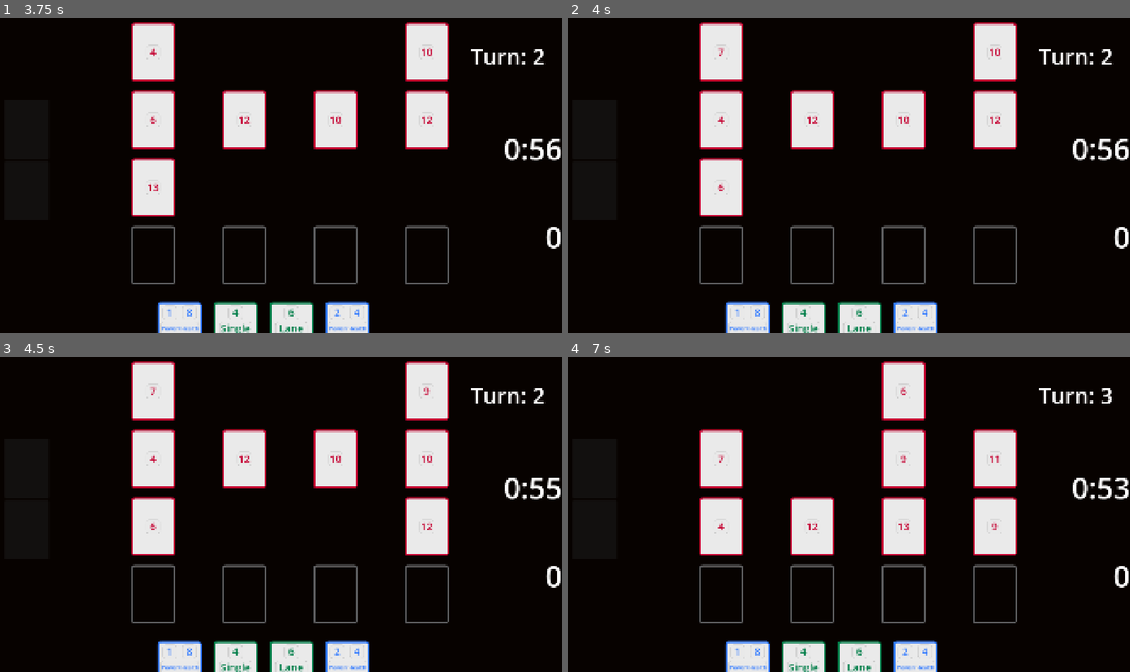
Above: before the commit, frames 1-4 (two rows, left to right).
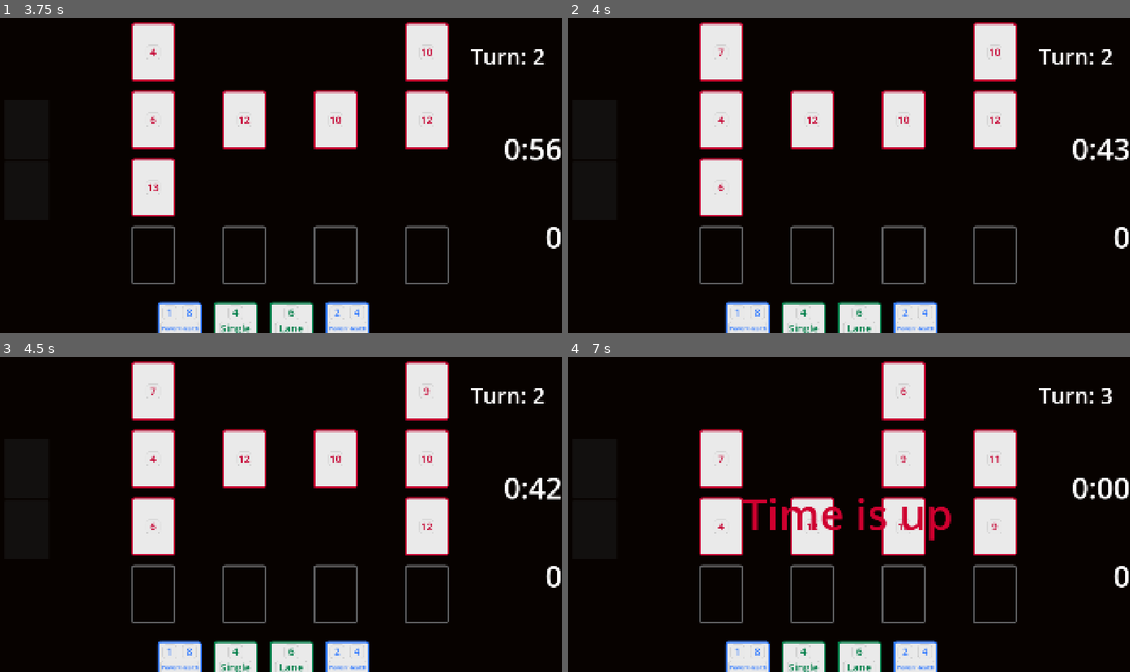
Above: after the commit, the same moments.

Repository: jake6724/card_speedrunner
Game: Godot game, scene res://Scenes/main.tscn
The game is run twice, just before and just after one commit, with the same random seed, the same clock (stepped at 60 frames per second) and the same inputs.
Inputs (mouse positions are in pixels of both pictures, inside the frame that each line leads up to):
- Up to frame 1 (3.75 s): tap Enter at 0.5, 2.75 s; move the mouse to (517, 150) at 0.52 s; click (517, 150) at 0.6 s; tap X (x) at 0.8, 1.35, 2.3 s; move the mouse to (168, 191) at 1.27 s; click (168, 191) at 1.55 s; tap Space at 2, 3.5 s; move the mouse to (337, 103) at 2.02 s; tap Z (end_turn) at 2.1 s; move the mouse to (252, 238) at 2.77 s; click (252, 238) at 2.85 s; move the mouse to (449, 222) at 3.52 s; right-click (449, 222) at 3.6 s
- Up to frame 2 (4 s): tap X (x) at 3.8 s
- Up to frame 3 (4.5 s): move the mouse to (112, 464) at 4.27 s; tap X (x) at 4.35 s
- Up to frame 4 (7 s): click (680, 464) at 4.55 s; tap Enter at 5 s; move the mouse to (877, 514) at 5.02 s; click (877, 514) at 5.1 s; tap X (x) at 5.3, 5.85, 6.8 s; tap Space at 5.75 s; move the mouse to (764, 432) at 5.77 s; click (764, 432) at 6.05 s; move the mouse to (972, 498) at 6.52 s; tap Z (end_turn) at 6.6 s

Frame 1 is identical in both runs. In frame 2, 0.2% of the frame differs, in the area x 94-100%, y 38-46%; in frame 3, 0.2%; in frame 4, 1.5%, in the area x 31-100%, y 38-59%.

Commit message:
Add enemy damage and timer penalty

Diff:
--- a/Scripts/Card/PlayerUnitCard.gd
+++ b/Scripts/Card/PlayerUnitCard.gd
@@ -3,6 +3,8 @@
 
 @onready var health_label: Label = $MarginContainer/VBoxContainer/Numbers/HealthPanel/HealthLabel
 @onready var power_label: Label = $MarginContainer/VBoxContainer/Numbers/PowerPanel/PowerLabel
+
+signal player_unit_died
 
 func _ready():
 	pass
@@ -10,3 +12,11 @@
 func update_labels() -> void:
 	health_label.text = str(int(data.health))
 	power_label.text = str(int(data.power))
+
+func take_damage(damage: float) -> void:
+	data.health -= damage
+	if data.health <= 0:
+		player_unit_died.emit(self)
+		queue_free()
+	else:
+		call_deferred("update_labels")
--- a/Scripts/GameTimer.gd
+++ b/Scripts/GameTimer.gd
@@ -15,7 +15,6 @@
 	timer.one_shot = true
 
 func _process(_delta):
-
 	if timer.time_left == 0:
 		text = "0:00"
 		print("Gameover!")
--- a/Scripts/Grid.gd
+++ b/Scripts/Grid.gd
@@ -8,6 +8,9 @@
 
 var player_unit_spot: PlaceHolderCard
 var selected_enemy: EnemyUnitCard
+var place_holder_cards: Array[PlaceHolderCard] = []
+
+signal timer_attacked
 
 var grid: Array[Array] = [ # Consider initializing with empty card ? That way we could use these to detect if we clicked a empty spot?
 	[null, null, null, null],
@@ -28,6 +31,8 @@
 
 		new_card.mouse_entered.connect(on_place_holder_card_entered.bind(new_card))
 		new_card.mouse_exited.connect(on_place_holder_card_exited)
+
+		place_holder_cards.append(new_card)
 
 func add_enemy_to_grid(card):
 	var col = GlobalData.rng.randi_range(0,3)
@@ -63,20 +68,39 @@
 # ROW 2
 # ROW 3 = UNITS
 
-func shift_column_down(col):
+func shift_column_down(col): # Only moves enemy cards
 	#for i in range((columns - 1), -1, -1):
 	for i in range(2, -1, -1):
 		if grid[i][col]:
-			# if (i + 1) < 3: # Goes up to row 3
 			if i != 2:
 					grid[i][col].position = margin_buffer + Vector2(col, i + 1) * (cell_size + buffer)
 					grid[i + 1][col] = grid[i][col]
 					grid[i][col] = null
 
-			# elif (i + 1) == 3:
 			else:
-					grid[i][col].queue_free()
-					grid[i][col] = null
+
+				# Just create an array of place holder cards, each one is at the correct index corresponding to lane
+				# check if it has a child that is a player unit card; if so fuck that bitch up
+				var player_unit = get_place_holder_child(place_holder_cards[col])
+
+				if player_unit:
+					print("Should attack a unit")
+					player_unit.take_damage(grid[i][col].data.power)
+					var time_reduction = grid[i][col].data.power - player_unit.data.health
+
+					timer_attacked.emit(time_reduction)
+
+				else:
+					# var time_reduction = grid[i][col].data.power
+					timer_attacked.emit(grid[i][col].data.power)
+
+				# Find if there is a unit card in the enemy card's column
+
+				# Find if it kills unit card
+				# Find left over damage
+				# Subtract timer time based on damage
+				grid[i][col].queue_free()
+				grid[i][col] = null
 
 func shift_all_columns_down():
 	for i in range(4):
@@ -137,3 +161,11 @@
 		if row[col] is EnemyUnitCard:
 			r.append(row[col])
 	return r
+
+func get_place_holder_child(place_holder_card):
+	for child in place_holder_card.get_children():
+		print(child)
+		if child is PlayerUnitCard:
+			return child
+
+	return null
--- a/Scripts/Hand.gd
+++ b/Scripts/Hand.gd
@@ -73,6 +73,7 @@
 					selected_card.mouse_entered.disconnect(on_mouse_entered_card)
 					selected_card.mouse_exited.disconnect(on_mouse_exited_card)
 					active_units.append(selected_card)
+					selected_card.player_unit_died.connect(on_player_unit_died)
 
 				attack_with_unit(selected_card)
 
@@ -166,4 +167,7 @@
 	# elif not grid.has_enemies() and not has_unit_card(): # No enemies and only spell cards
 	# 	player_turn_complete.emit()
 
+func on_player_unit_died(card):
+	active_units.remove_at(active_units.find(card))
+
 	# TODO: Need to check for only units and no slots
--- a/Scripts/Main.gd
+++ b/Scripts/Main.gd
@@ -4,7 +4,7 @@
 @onready var player_deck: Deck = $MarginContainer/HBoxContainer/Decks/MarginContainer/PlayerDeck
 @onready var enemy_deck: Deck = $MarginContainer/HBoxContainer/Decks/MarginContainer/EnemyDeck
 @onready var player_hand: Hand = $MarginContainer/HBoxContainer/Gameboard/Hand
-@onready var game_timer: RichTextLabel = $MarginContainer/HBoxContainer/Stats/MarginContainer/VBoxContainer/Timer
+@onready var game_timer_label: RichTextLabel = $MarginContainer/HBoxContainer/Stats/MarginContainer/VBoxContainer/Timer
 @onready var gameover_label: Label = $GameoverLabel
 @onready var score_label: Label = $MarginContainer/HBoxContainer/Stats/MarginContainer/VBoxContainer/Score
 @onready var turn_label: Label = $MarginContainer/HBoxContainer/Stats/MarginContainer/VBoxContainer/Turn
@@ -27,14 +27,14 @@
 	# Connect to signals
 	GlobalData.score_changed.connect(on_score_changed)
 	player_hand.player_turn_complete.connect(on_player_turn_complete)
-	game_timer.gameover.connect(on_gameover)
+	game_timer_label.gameover.connect(on_gameover)
+	grid.timer_attacked.connect(on_timer_attacked)
 
 	# Start first turn (enemy goes first)
 	grid.add_enemy_to_grid(enemy_deck.get_next_card())
 	grid.add_enemy_to_grid(enemy_deck.get_next_card())
 
 func on_player_turn_complete():
-	print("on_player_turn_complete")
 	# Update turn count
 	turn_count += 1
 	turn_label.text = "Turn: " + str(turn_count)
@@ -54,6 +54,16 @@
 func on_score_changed(new_score):
 	score_label.text = str(new_score)
 
+func on_timer_attacked(time_reduction):
+	var new_time: float = game_timer_label.timer.time_left - time_reduction
+	print("Time Reduction = ", time_reduction)
+	print("New time = ", new_time)
+	if new_time > 0:
+		game_timer_label.timer.stop()
+		game_timer_label.timer.start(new_time)
+	else:
+		game_timer_label.timer.stop()
+
 func _input(_event):
 	if Input.is_action_just_pressed("x"):
 		grid.add_enemy_to_grid(enemy_deck.get_next_card())
